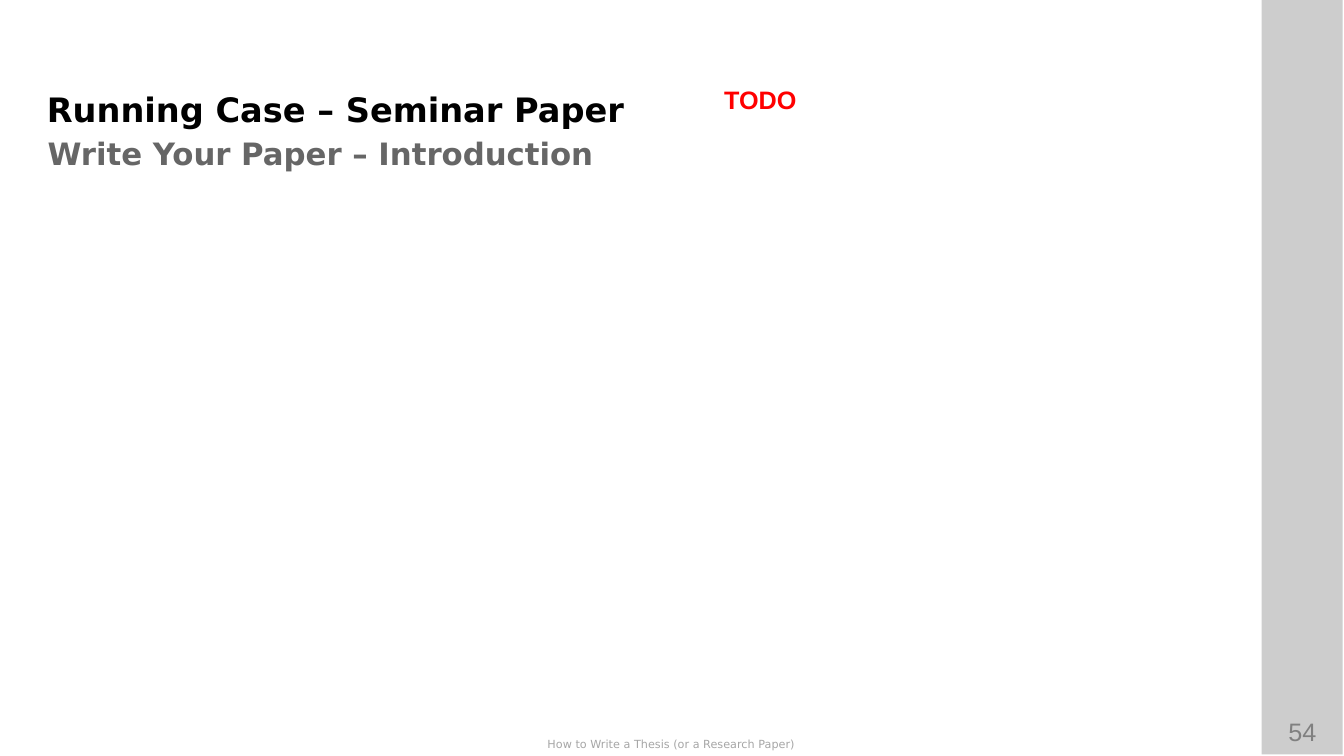
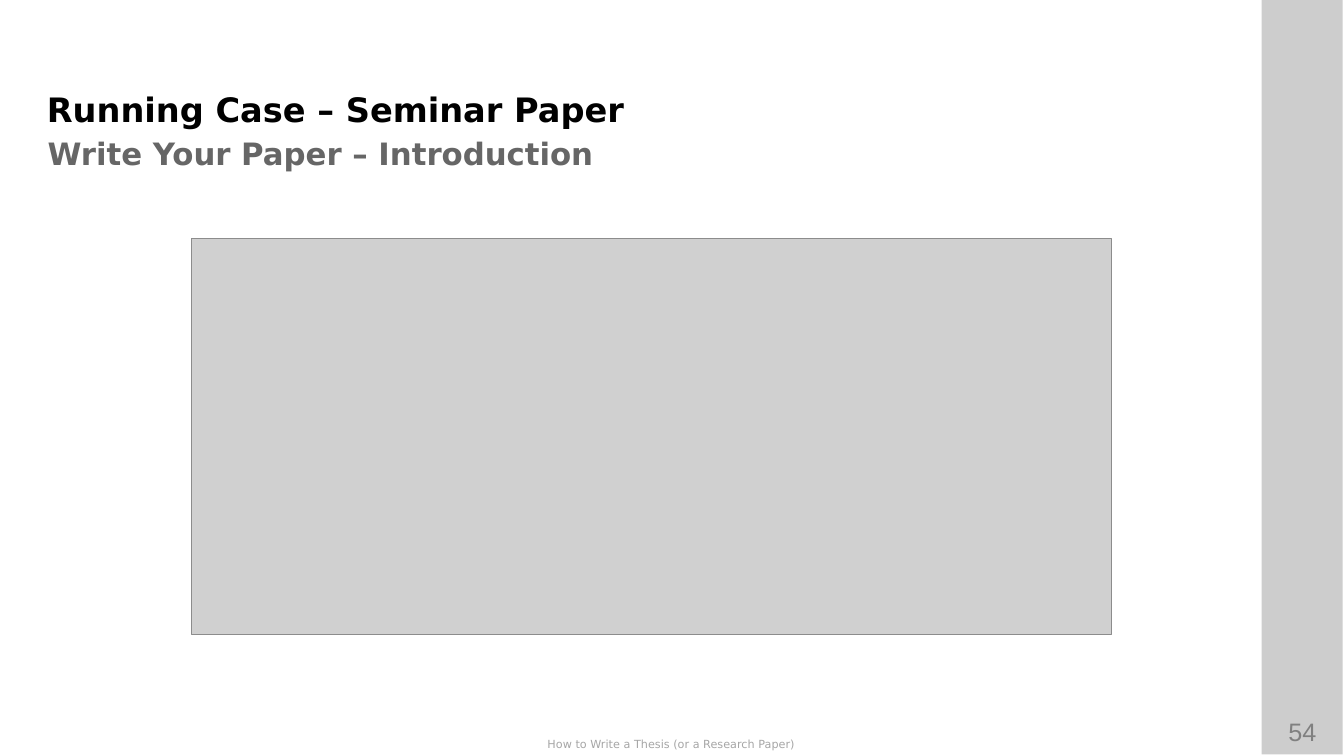
Before and after one commit to ETCE-LAB/How-To-Write-A-Paper-Thesis, a slide deck: slide 54 of How-to-Write-A-Paper-Thesis.pptx. Drawn at 1344x756 pixels with LibreOffice and Linux fonts; fonts in the diff are those of the drawing; grey boxes stand for pictures; background and template pictures are left out. Boxes give left, top, right and bottom in pixels: in the first picture for what was removed or moved away, otherwise in the second. Text is boxed around its words. In the diff, an @@ line names an element or a change of style, - is before the commit and + after.

```diff
--- a/How-to-Write-A-Paper-Thesis.pptx
+++ b/How-to-Write-A-Paper-Thesis.pptx
@@ text removed at (724, 91, 796, 110) @@
-TODO
@@ picture added at (192, 238, 1111, 635) @@
```
Also in this commit, not shown: 3 other slides changed, 3 other files.
